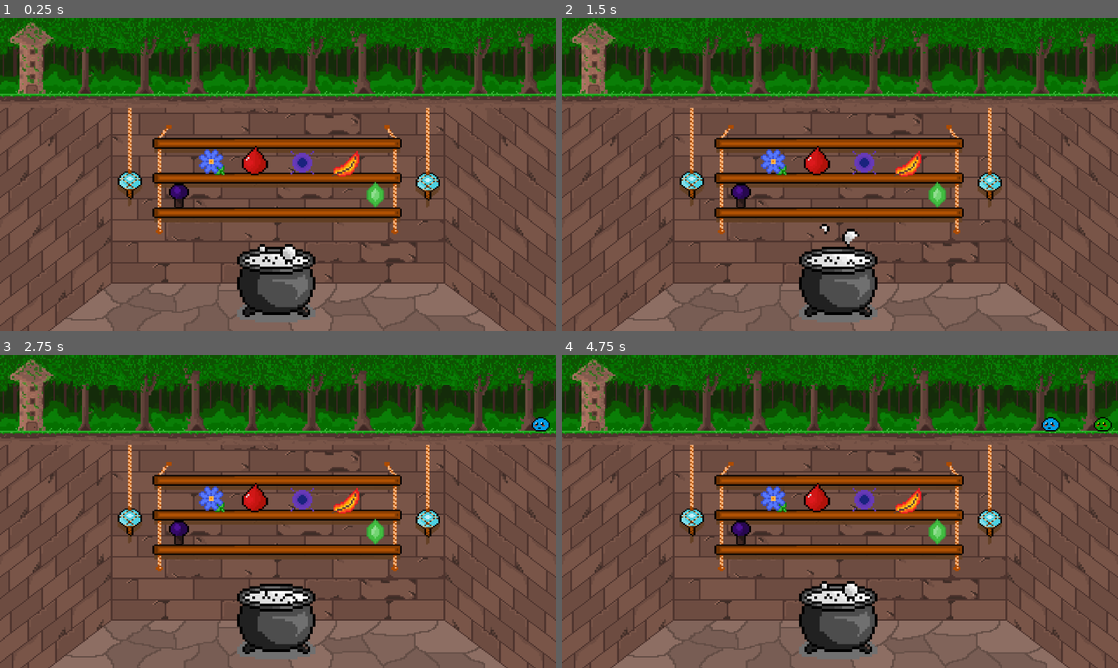
Above: before the commit, frames 1-4 (two rows, left to right).
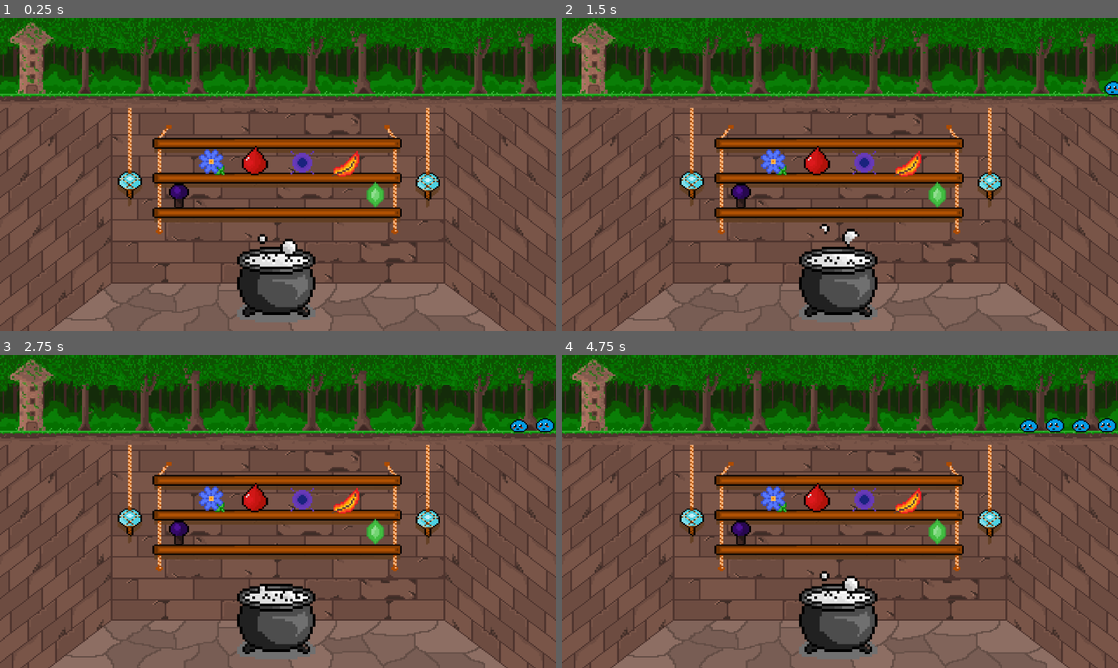
Above: after the commit, the same moments.

Repository: vinhero/TiViGameJam15
Game: Godot game, scene res://scenes/GameLoop.tscn
The game is run twice, just before and just after one commit, with the same random seed, the same clock (stepped at 60 frames per second) and the same inputs.
Inputs:
- Up to frame 1 (0.25 s): no input
- Up to frame 2 (1.5 s): no input
- Up to frame 3 (2.75 s): no input
- Up to frame 4 (4.75 s): no input

The runs differ from the first frame. In frame 1, 0.3% of the frame differs, in the area x 46-54%, y 68-79%; in frame 2, 0.1%; in frame 3, 0.3%; in frame 4, 0.8%, in the area x 46-100%, y 19-79%.

Commit message:
Spawner handles enemies

Diff:
--- a/scenes/Boiler/boiler.tscn
+++ b/scenes/Boiler/boiler.tscn
@@ -98,5 +98,5 @@
 scale = Vector2(1.93478, 1.93478)
 sprite_frames = SubResource("SpriteFrames_uiltv")
 autoplay = "default"
-frame_progress = 0.445556
+frame_progress = 0.577184
 script = SubResource("GDScript_duwpe")
--- a/scenes/GameLoop.tscn
+++ b/scenes/GameLoop.tscn
@@ -1,24 +1,12 @@
-[gd_scene load_steps=6 format=3 uid="uid://yk0xwhddtvdv"]
+[gd_scene load_steps=4 format=3 uid="uid://yk0xwhddtvdv"]
 
 [ext_resource type="Script" path="res://scenes/GameMaster.gd" id="1_3onj2"]
 [ext_resource type="PackedScene" uid="uid://cnvfcqqhax6hi" path="res://scenes/Top/top.tscn" id="2_wbco8"]
 [ext_resource type="PackedScene" uid="uid://c6ugo48rdxpb1" path="res://scenes/Boiler/boiler.tscn" id="3_oaxxn"]
-[ext_resource type="PackedScene" uid="uid://bjvl3bygmsq1a" path="res://scenes/Misc/Spawner/Spawner.tscn" id="4_uc7oy"]
-[ext_resource type="Script" path="res://scenes/Misc/SlimeSpawner.gd" id="5_gi8u8"]
 
 [node name="GameLoop" type="Node2D"]
 script = ExtResource("1_3onj2")
 
-[node name="boiler" parent="." instance=ExtResource("3_oaxxn")]
+[node name="Boiler" parent="." instance=ExtResource("3_oaxxn")]
 
 [node name="Top" parent="." instance=ExtResource("2_wbco8")]
-
-[node name="Timer" type="Timer" parent="."]
-wait_time = 2.0
-autostart = true
-
-[node name="EnemieSpawner" parent="." instance=ExtResource("4_uc7oy")]
-position = Vector2(1288, 176)
-script = ExtResource("5_gi8u8")
-
-[connection signal="timeout" from="Timer" to="." method="_on_timer_timeout"]
--- a/scenes/GameMaster.gd
+++ b/scenes/GameMaster.gd
@@ -1,9 +1,9 @@
 class_name GameMaster
 extends Node2D
 
-var SlimeCounter : int = 0
-const Enemy_Slime = preload("res://scenes/Top/Enemies/slime.tscn")
-const Potion = preload("res://scenes/Top/Alchemist/potion.tscn")
+#var SlimeCounter : int = 0
+#const Enemy_Slime = preload("res://scenes/Top/Enemies/slime.tscn")
+#const Potion = preload("res://scenes/Top/Alchemist/potion.tscn")
 # Called when the node enters the scene tree for the first time.
 #func _ready():
 	#pass # Replace with function body.
@@ -13,13 +13,13 @@
 #func _process(delta):
 	#pass
 
-func spawn_Slime():
-	SlimeCounter += 1
-	var Slime = Enemy_Slime.instantiate()
-	add_child(Slime)
-	Slime.position = $EnemieSpawner.position
-	if (SlimeCounter % 2 == 0):
-		Slime.modulate = Color("yellow")
-
-func _on_timer_timeout():
-	spawn_Slime()
+#func spawn_Slime():
+	#SlimeCounter += 1
+	#var Slime = Enemy_Slime.instantiate()
+	#add_child(Slime)
+	#Slime.position = $EnemieSpawner.position
+	#if (SlimeCounter % 2 == 0):
+		#Slime.modulate = Color("yellow")
+#
+#func _on_timer_timeout():
+	#spawn_Slime()
--- a/scenes/Misc/Spawner/Spawner.gd
+++ b/scenes/Misc/Spawner/Spawner.gd
@@ -1,10 +1,12 @@
 class_name Spawner
 extends Area2D
 
+var arrEnemies = []
 var EnemieName = "slime"
 var EnemieCounter : int = 0
 var EnemiePath = "res://scenes/Top/Enemies/%s.tscn"
 var Enemy = load(EnemiePath % EnemieName)
+@onready var top = get_tree().get_root()
 
 func setCryptonite():
 	pass
@@ -12,18 +14,9 @@
 func spawn():
 	EnemieCounter += 1
 	var spawnedEnemy = Enemy.instantiate()
-	add_child(spawnedEnemy)
+	arrEnemies.append(spawnedEnemy)
+	top.add_child.call_deferred(spawnedEnemy)
 	spawnedEnemy.position = $".".position
-
-# Called when the node enters the scene tree for the first time.
-func _ready():
-	pass # Replace with function body.
-
-
-# Called every frame. 'delta' is the elapsed time since the previous frame.
-func _process(delta):
-	pass
-
 
 func _on_spawn_intervall_timeout():
 	spawn()
--- a/scenes/Misc/Spawner/Spawner.tscn
+++ b/scenes/Misc/Spawner/Spawner.tscn
@@ -12,5 +12,6 @@
 shape = SubResource("RectangleShape2D_8ni5c")
 
 [node name="SpawnIntervall" type="Timer" parent="."]
+autostart = true
 
 [connection signal="timeout" from="SpawnIntervall" to="." method="_on_spawn_intervall_timeout"]
--- /dev/null
+++ b/scenes/Top/Alchemist/Alchemist.gd
@@ -0,0 +1,13 @@
+class_name Alchemist
+extends Area2D
+
+var Healthpoints := 3
+
+# Called when the node enters the scene tree for the first time.
+func _ready():
+	pass # Replace with function body.
+
+
+# Called every frame. 'delta' is the elapsed time since the previous frame.
+func _process(delta):
+	pass
--- a/scenes/Top/Alchemist/Alchemist.tscn
+++ b/scenes/Top/Alchemist/Alchemist.tscn
@@ -1,4 +1,6 @@
-[gd_scene load_steps=2 format=3 uid="uid://dsh4aeh6qd2vy"]
+[gd_scene load_steps=3 format=3 uid="uid://dsh4aeh6qd2vy"]
+
+[ext_resource type="Script" path="res://scenes/Top/Alchemist/Alchemist.gd" id="1_sen4k"]
 
 [sub_resource type="RectangleShape2D" id="RectangleShape2D_0t4u2"]
 size = Vector2(51, 94)
@@ -6,6 +8,7 @@
 [node name="Alchemist" type="Node2D"]
 
 [node name="Area2D" type="Area2D" parent="."]
+script = ExtResource("1_sen4k")
 
 [node name="CollisionShape2D" type="CollisionShape2D" parent="Area2D"]
 shape = SubResource("RectangleShape2D_0t4u2")
--- a/scenes/Top/Enemies/Slime.gd
+++ b/scenes/Top/Enemies/Slime.gd
@@ -1 +1,2 @@
+class_name Slime
 extends Enemie
--- a/scenes/Top/top.tscn
+++ b/scenes/Top/top.tscn
@@ -34,3 +34,6 @@
 [node name="PotionSpawner" parent="." instance=ExtResource("4_54vlf")]
 position = Vector2(70, 84)
 script = ExtResource("5_s0c4p")
+
+[node name="Spawner" parent="." instance=ExtResource("4_54vlf")]
+position = Vector2(1299, 178)
